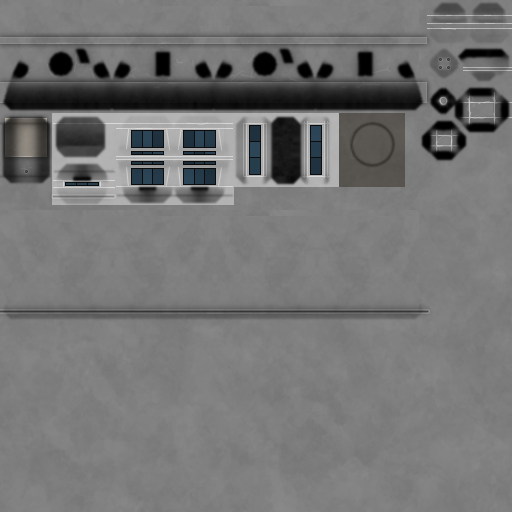
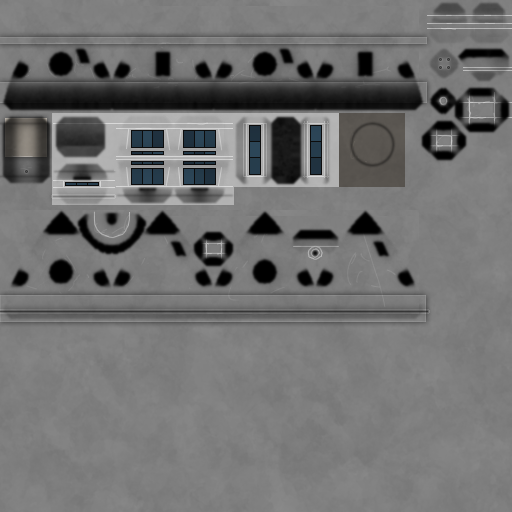
The second 512×512 image is a revision of the first. Changes to its layers:
painted on "a" over [8, 178, 419, 307]
added layer "hole" above "h3" over [311, 249, 319, 257]
painted on "h3" over [93, 211, 339, 260]
painted on "h2" over [204, 97, 445, 255]
painted on "GR2" over [26, 214, 396, 307]
